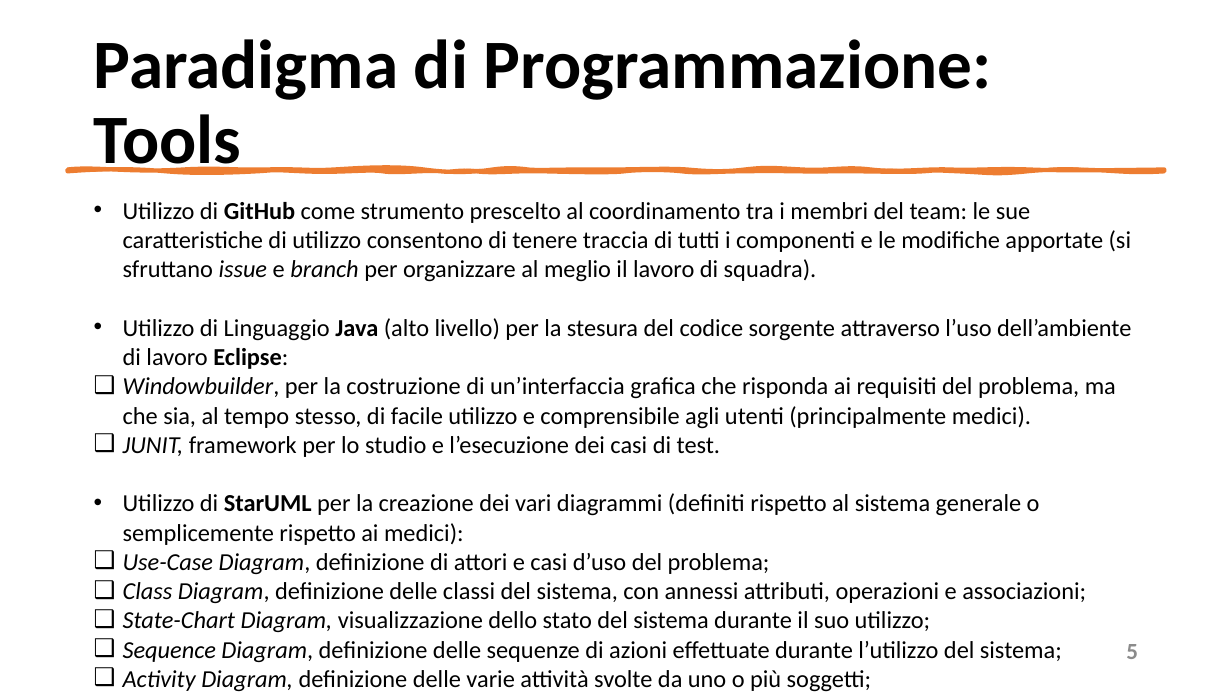
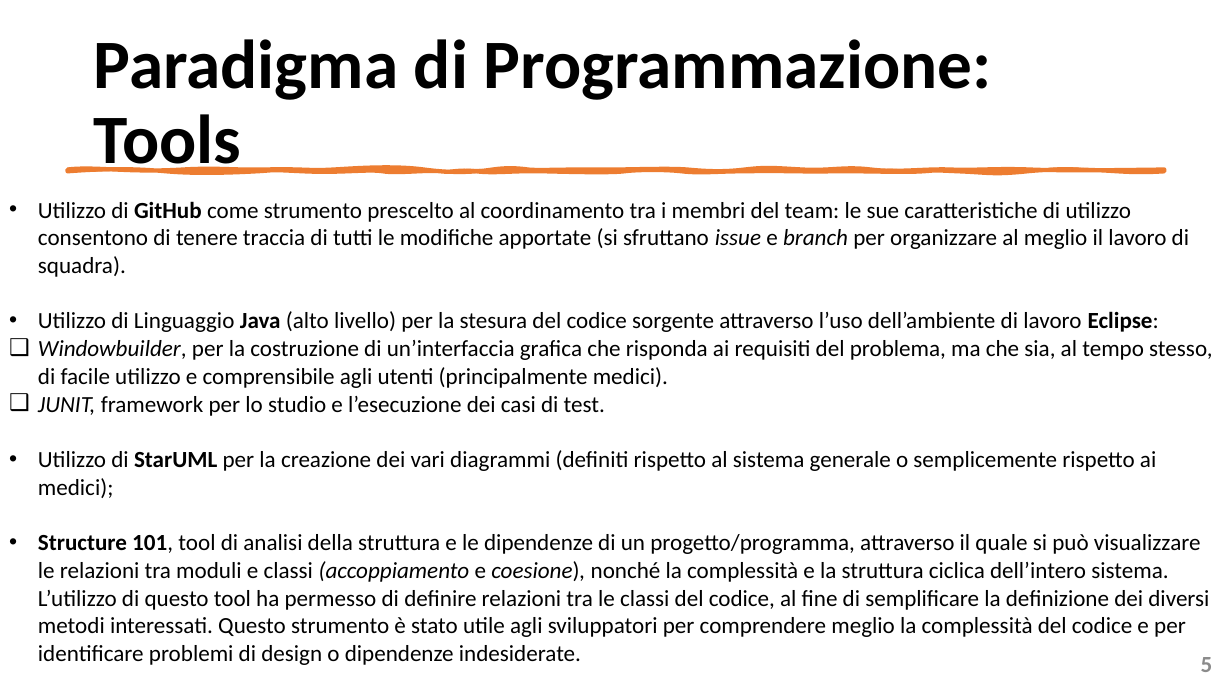
Before and after one commit to mangilimatteo/Progetto_Ingegneria_Software_Cattaneo_Mangili_Saini, a slide deck: slide 5 of Presentazione/Presentazione_Progetto.pptx. Drawn at 1232x693 pixels with LibreOffice and Linux fonts; fonts in the diff are those of the drawing. Boxes give left, top, right and bottom in pixels: in the first picture for what was removed or moved away, otherwise in the second. Text is boxed around its words. In the diff, an @@ line names an element or a change of style, - is before the commit and + after.

Commit message:
Design e Life Cycle

```diff
--- a/Presentazione/Presentazione_Progetto.pptx
+++ b/Presentazione/Presentazione_Progetto.pptx
@@ text "Utilizzo di GitHub come strumento ...": place and size @@
-text "Utilizzo di GitHub come strumento ..." at (123, 202, 1131, 692)
+text "Utilizzo di GitHub come strumento ..." at (38, 201, 1212, 665)
@@ text at (38, 201, 1189, 277): text changed; size 19 to 18 pt @@
-• Utilizzo di GitHub come strumento prescelto al coordinamento tra i membri del team: le sue caratteristiche di utilizzo consentono di tenere traccia di tutti i componenti e le modifiche apportate (si sfruttano issue e branch per organizzare al meglio il lavoro di squadra).
+• Utilizzo di GitHub come strumento prescelto al coordinamento tra i membri del team: le sue caratteristiche di utilizzo consentono di tenere traccia di tutti le modifiche apportate (si sfruttano issue e branch per organizzare al meglio il lavoro di squadra).
@@ text at (38, 311, 1212, 416): size 19 to 18 pt in "Utilizzo di Linguaggio Java (alto livello) per ...", "Windowbuilder, per la costruzione di un’interfaccia grafica ...", "JUNIT, framework per lo studio e l’esecuzione ..." @@
@@ text at (38, 450, 1209, 665): text changed; size 19 to 18 pt @@
-• Utilizzo di StarUML per la creazione dei vari diagrammi (definiti rispetto al sistema generale o semplicemente rispetto ai medici):
-❑ Use-Case Diagram, definizione di attori e casi d’uso del problema;
-❑ Class Diagram, definizione delle classi del sistema, con annessi attributi, operazioni e associazioni;
-❑ State-Chart Diagram, visualizzazione dello stato del sistema durante il suo utilizzo;
-❑ Sequence Diagram, definizione delle sequenze di azioni effettuate durante l’utilizzo del sistema;
-❑ Activity Diagram, definizione delle varie attività svolte da uno o più soggetti;
+• Utilizzo di StarUML per la creazione dei vari diagrammi (definiti rispetto al sistema generale o semplicemente rispetto ai medici);
+• Structure 101, tool di analisi della struttura e le dipendenze di un progetto/programma, attraverso il quale si può visualizzare le relazioni tra moduli e classi (accoppiamento e coesione), nonché la complessità e la struttura ciclica dell’intero sistema. L’utilizzo di questo tool ha permesso di definire relazioni tra le classi del codice, al fine di semplificare la definizione dei diversi metodi interessati. Questo strumento è stato utile agli sviluppatori per comprendere meglio la complessità del codice e per identificare problemi di design o dipendenze indesiderate.
@@ page number: place and size @@
-page number at (1126, 644, 1138, 659)
+page number at (1201, 657, 1213, 672)
```
Also in this commit, not shown: 5 other slides changed, 1 slide removed, 2 other files.
